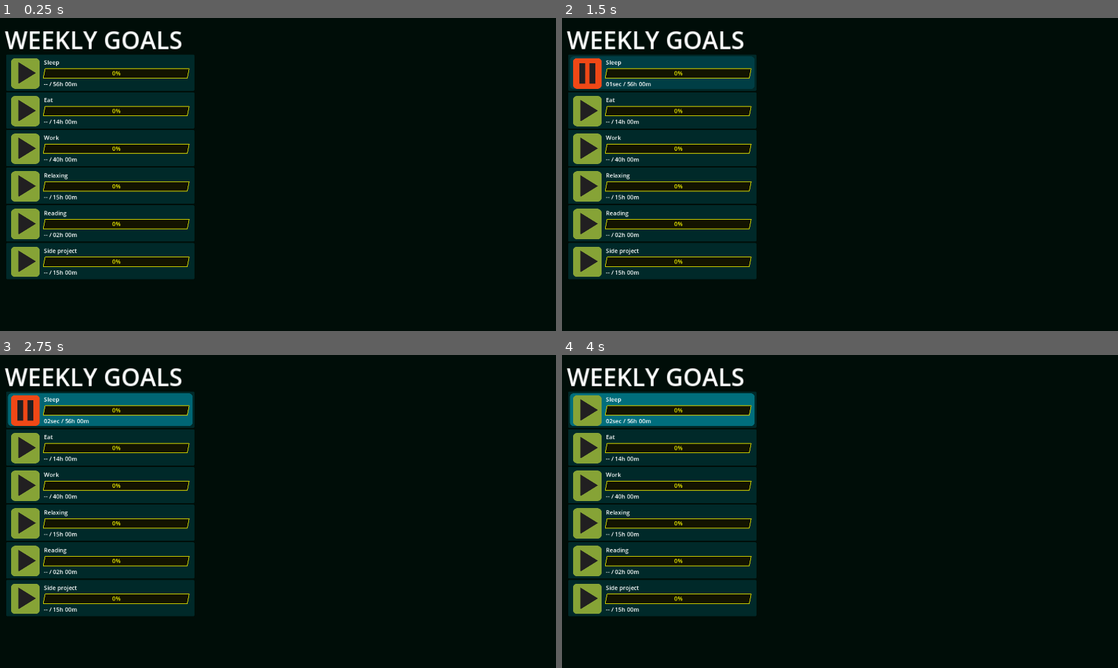
Above: before the commit, frames 1-4 (two rows, left to right).
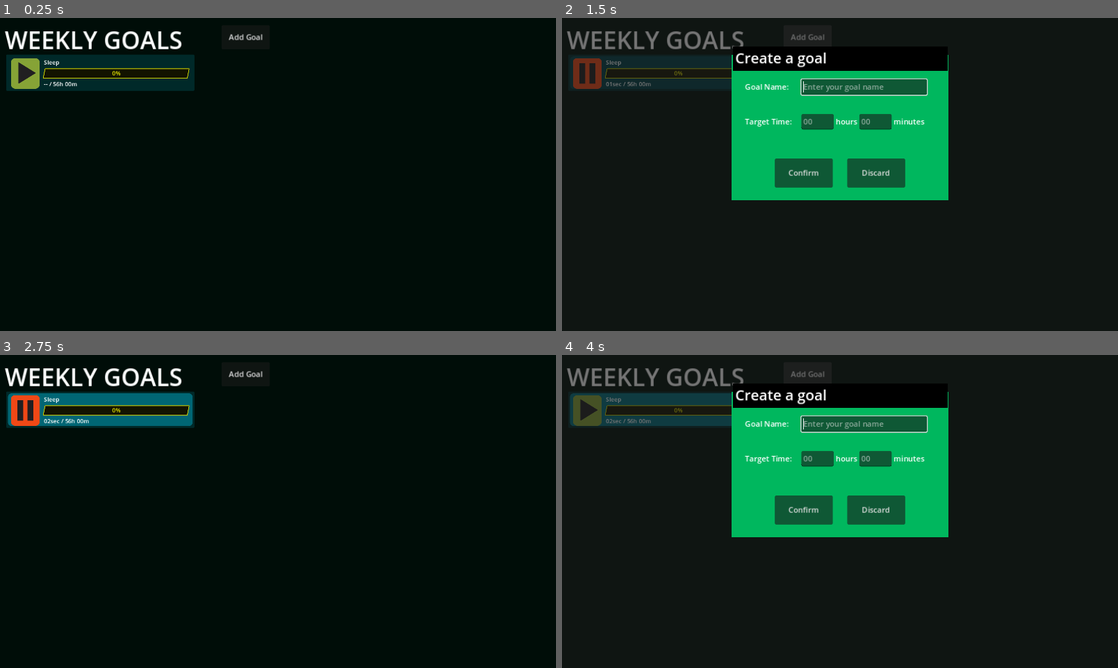
Above: after the commit, the same moments.

Repository: mathew-tran/productive
Game: Godot game, scene res://Main.tscn
Two runs of this game, one before a commit and one after it. Both use one fixed random seed, a clock stepped at 60 frames per second and the inputs below.
Inputs (mouse positions are in pixels of both pictures, inside the frame that each line leads up to):
- Up to frame 1 (0.25 s): no input
- Up to frame 2 (1.5 s): click (589, 74) at 0.52 s; click (806, 36) at 1.25 s, where only the run after the commit has a clickable "Add Goal"
- Up to frame 3 (2.75 s): click (316, 511) at 2 s, where only the run after the commit has a clickable "Discard"
- Up to frame 4 (4 s): click (589, 411) at 2.77 s; click (806, 373) at 3.5 s, where only the run after the commit has a clickable "Add Goal"

The runs differ from the first frame. In frame 1, 16% of the frame differs, in the area x 1-48%, y 5-84%; in frame 2, 24%; in frame 3, 16%; in frame 4, 24%, in the area x 0-70%, y 2-83%.

Commit message:
be able to add goals

Diff:
--- a/Main.tscn
+++ b/Main.tscn
@@ -1,8 +1,10 @@
-[gd_scene load_steps=5 format=3 uid="uid://bdu5oj5mt0ygf"]
+[gd_scene load_steps=7 format=3 uid="uid://bdu5oj5mt0ygf"]
 
 [ext_resource type="PackedScene" uid="uid://bodlyhu4lywei" path="res://Scenes/Goal.tscn" id="1_b47w2"]
 [ext_resource type="Script" path="res://Scripts/GoalContainer.gd" id="1_ru3c7"]
 [ext_resource type="AudioStream" uid="uid://cgbtwfv1xh10" path="res://Audio/switch17.wav" id="2_cdta8"]
+[ext_resource type="Script" path="res://Scripts/InputFields/AddGoalButton.gd" id="4_ak44c"]
+[ext_resource type="PackedScene" uid="uid://bl3b5cw4p7i4d" path="res://Scenes/GoalEditPopup.tscn" id="4_nuibf"]
 
 [sub_resource type="StyleBoxFlat" id="StyleBoxFlat_b2rn8"]
 bg_color = Color(2.03052e-08, 0.052976, 0.0330747, 1)
@@ -42,7 +44,7 @@
 scale = Vector2(0.75, 0.75)
 theme_override_constants/separation = 30
 
-[node name="GoalContainer" type="VBoxContainer" parent="VBoxContainer"]
+[node name="GoalContainer" type="VBoxContainer" parent="VBoxContainer" groups=["GoalContainer"]]
 layout_mode = 2
 size_flags_vertical = 0
 script = ExtResource("1_ru3c7")
@@ -52,31 +54,23 @@
 GoalName = "Sleep"
 GoalInHours = 56
 
-[node name="Goal8" parent="VBoxContainer/GoalContainer" instance=ExtResource("1_b47w2")]
-layout_mode = 2
-GoalName = "Eat"
-GoalInHours = 14
-
-[node name="Goal5" parent="VBoxContainer/GoalContainer" instance=ExtResource("1_b47w2")]
-layout_mode = 2
-GoalName = "Work"
-
-[node name="Goal2" parent="VBoxContainer/GoalContainer" instance=ExtResource("1_b47w2")]
-layout_mode = 2
-GoalName = "Relaxing"
-GoalInHours = 15
-
-[node name="Goal3" parent="VBoxContainer/GoalContainer" instance=ExtResource("1_b47w2")]
-layout_mode = 2
-GoalName = "Reading"
-GoalInHours = 2
-
-[node name="Goal6" parent="VBoxContainer/GoalContainer" instance=ExtResource("1_b47w2")]
-layout_mode = 2
-GoalName = "Side project"
-GoalInHours = 15
-
 [node name="Node" type="Node" parent="."]
 
 [node name="AudioStreamPlayer" type="AudioStreamPlayer" parent="Node" groups=["SFX"]]
 stream = ExtResource("2_cdta8")
+
+[node name="AddGoalButton" type="Button" parent="."]
+custom_minimum_size = Vector2(100, 50)
+layout_mode = 0
+offset_left = 459.0
+offset_top = 15.0
+offset_right = 559.0
+offset_bottom = 65.0
+text = "Add Goal"
+script = ExtResource("4_ak44c")
+
+[node name="GoalEditPopup" parent="." instance=ExtResource("4_nuibf")]
+visible = false
+layout_mode = 1
+
+[connection signal="button_up" from="AddGoalButton" to="AddGoalButton" method="_on_button_up"]
--- a/Scenes/Goal.tscn
+++ b/Scenes/Goal.tscn
@@ -29,6 +29,21 @@
 [sub_resource type="StyleBoxFlat" id="StyleBoxFlat_g4e0k"]
 skew = Vector2(0.2, 0)
 
+[sub_resource type="Animation" id="Animation_d6tts"]
+length = 0.001
+tracks/0/type = "value"
+tracks/0/imported = false
+tracks/0/enabled = true
+tracks/0/path = NodePath("Panel/ActivePanel:modulate")
+tracks/0/interp = 1
+tracks/0/loop_wrap = true
+tracks/0/keys = {
+"times": PackedFloat32Array(0),
+"transitions": PackedFloat32Array(1),
+"update": 0,
+"values": [Color(1, 1, 1, 1)]
+}
+
 [sub_resource type="Animation" id="Animation_r3643"]
 resource_name = "anim"
 loop_mode = 1
@@ -43,21 +58,6 @@
 "transitions": PackedFloat32Array(1, 1, 1),
 "update": 0,
 "values": [Color(1, 1, 1, 1), Color(0.398793, 0.398793, 0.398793, 1), Color(1, 1, 1, 1)]
-}
-
-[sub_resource type="Animation" id="Animation_d6tts"]
-length = 0.001
-tracks/0/type = "value"
-tracks/0/imported = false
-tracks/0/enabled = true
-tracks/0/path = NodePath("Panel/ActivePanel:modulate")
-tracks/0/interp = 1
-tracks/0/loop_wrap = true
-tracks/0/keys = {
-"times": PackedFloat32Array(0),
-"transitions": PackedFloat32Array(1),
-"update": 0,
-"values": [Color(1, 1, 1, 1)]
 }
 
 [sub_resource type="AnimationLibrary" id="AnimationLibrary_vfyvy"]
--- /dev/null
+++ b/Scenes/GoalEditPopup.tscn
@@ -0,0 +1,148 @@
+[gd_scene load_steps=8 format=3 uid="uid://bl3b5cw4p7i4d"]
+
+[ext_resource type="Theme" uid="uid://bn6x1rblbqp5t" path="res://Themes/TextFieldTheme.tres" id="1_avtex"]
+[ext_resource type="Script" path="res://Scripts/GoalEditPopup.gd" id="1_bnght"]
+[ext_resource type="Script" path="res://Scripts/InputFields/GoalEdit.gd" id="3_wjyhb"]
+[ext_resource type="Script" path="res://Scripts/InputFields/HourEdit.gd" id="4_sggm4"]
+[ext_resource type="Script" path="res://Scripts/InputFields/MinuteEdit.gd" id="5_qovd7"]
+
+[sub_resource type="StyleBoxFlat" id="StyleBoxFlat_13adb"]
+bg_color = Color(5.05373e-06, 0.717926, 0.370038, 1)
+
+[sub_resource type="StyleBoxFlat" id="StyleBoxFlat_s8ci6"]
+bg_color = Color(0, 0, 0, 1)
+
+[node name="GoalEditPopup" type="Panel"]
+anchors_preset = 15
+anchor_right = 1.0
+anchor_bottom = 1.0
+grow_horizontal = 2
+grow_vertical = 2
+script = ExtResource("1_bnght")
+
+[node name="Content" type="Panel" parent="."]
+custom_minimum_size = Vector2(450, 300)
+layout_mode = 1
+anchors_preset = 8
+anchor_left = 0.5
+anchor_top = 0.5
+anchor_right = 0.5
+anchor_bottom = 0.5
+offset_left = -225.0
+offset_top = -247.0
+offset_right = 225.0
+offset_bottom = 53.0
+grow_horizontal = 2
+grow_vertical = 2
+theme_override_styles/panel = SubResource("StyleBoxFlat_13adb")
+
+[node name="Title" type="Panel" parent="Content"]
+custom_minimum_size = Vector2(200, 30)
+layout_mode = 2
+offset_left = 3.0
+offset_top = -18.0
+offset_right = 448.0
+offset_bottom = 33.0
+theme_override_styles/panel = SubResource("StyleBoxFlat_s8ci6")
+
+[node name="Label" type="Label" parent="Content/Title"]
+layout_mode = 2
+offset_left = 5.0
+offset_top = -4.0
+offset_right = 440.0
+offset_bottom = 51.0
+theme_override_font_sizes/font_size = 30
+text = "Edit Goal"
+vertical_alignment = 1
+
+[node name="VBoxContainer" type="VBoxContainer" parent="Content"]
+layout_mode = 1
+anchors_preset = 8
+anchor_left = 0.5
+anchor_top = 0.5
+anchor_right = 0.5
+anchor_bottom = 0.5
+offset_left = -197.0
+offset_top = -89.0
+offset_right = 198.0
+offset_bottom = 113.0
+grow_horizontal = 2
+grow_vertical = 2
+theme_override_constants/separation = 10
+
+[node name="GridContainer" type="GridContainer" parent="Content/VBoxContainer"]
+layout_mode = 2
+theme_override_constants/h_separation = 20
+theme_override_constants/v_separation = 40
+columns = 2
+
+[node name="GoalName" type="Label" parent="Content/VBoxContainer/GridContainer"]
+layout_mode = 2
+text = "Goal Name: "
+
+[node name="GoalEdit" type="LineEdit" parent="Content/VBoxContainer/GridContainer"]
+custom_minimum_size = Vector2(260, 30)
+layout_mode = 2
+theme = ExtResource("1_avtex")
+placeholder_text = "Enter your goal name"
+context_menu_enabled = false
+shortcut_keys_enabled = false
+selecting_enabled = false
+script = ExtResource("3_wjyhb")
+
+[node name="TargetName" type="Label" parent="Content/VBoxContainer/GridContainer"]
+layout_mode = 2
+text = "Target Time:"
+
+[node name="TargetContainer" type="HBoxContainer" parent="Content/VBoxContainer/GridContainer"]
+layout_mode = 2
+
+[node name="HourEdit" type="LineEdit" parent="Content/VBoxContainer/GridContainer/TargetContainer"]
+custom_minimum_size = Vector2(40, 30)
+layout_mode = 2
+placeholder_text = "00"
+script = ExtResource("4_sggm4")
+
+[node name="HourName" type="Label" parent="Content/VBoxContainer/GridContainer/TargetContainer"]
+layout_mode = 2
+text = "hours"
+
+[node name="MinuteEdit" type="LineEdit" parent="Content/VBoxContainer/GridContainer/TargetContainer"]
+custom_minimum_size = Vector2(40, 30)
+layout_mode = 2
+placeholder_text = "00"
+script = ExtResource("5_qovd7")
+
+[node name="MinuteName" type="Label" parent="Content/VBoxContainer/GridContainer/TargetContainer"]
+layout_mode = 2
+text = "minutes"
+
+[node name="Control" type="Control" parent="Content/VBoxContainer"]
+custom_minimum_size = Vector2(0, 40)
+layout_mode = 2
+
+[node name="ActionContainer" type="GridContainer" parent="Content/VBoxContainer"]
+layout_mode = 2
+size_flags_horizontal = 4
+theme_override_constants/h_separation = 30
+columns = 3
+
+[node name="Confirm" type="Button" parent="Content/VBoxContainer/ActionContainer"]
+custom_minimum_size = Vector2(120, 60)
+layout_mode = 2
+text = "Confirm"
+
+[node name="Discard" type="Button" parent="Content/VBoxContainer/ActionContainer"]
+custom_minimum_size = Vector2(120, 60)
+layout_mode = 2
+text = "Discard"
+
+[node name="Delete" type="Button" parent="Content/VBoxContainer/ActionContainer"]
+custom_minimum_size = Vector2(120, 60)
+layout_mode = 2
+text = "Delete
+"
+
+[connection signal="button_up" from="Content/VBoxContainer/ActionContainer/Confirm" to="." method="_on_confirm_button_up"]
+[connection signal="button_up" from="Content/VBoxContainer/ActionContainer/Discard" to="." method="_on_discard_button_up"]
+[connection signal="visibility_changed" from="Content/VBoxContainer/ActionContainer/Discard" to="." method="_on_discard_visibility_changed"]
--- /dev/null
+++ b/Scripts/Autoload/Game.gd
@@ -0,0 +1,20 @@
+extends Node
+
+
+signal GoalCreate
+
+signal InMenu
+signal OutOfMenu
+
+var bIsInMenu = false
+
+func _ready():
+	InMenu.connect(OnInMenu)
+	OutOfMenu.connect(OnOutOfMenu)
+
+
+func OnInMenu():
+	bIsInMenu = true
+
+func OnOutOfMenu():
+	bIsInMenu = false
--- a/Scripts/Autoload/Helper.gd
+++ b/Scripts/Autoload/Helper.gd
@@ -17,3 +17,9 @@
 	if result:
 		return result[0]
 	return null
+
+func GetGoals():
+	var result = get_tree().get_nodes_in_group("GoalContainer")
+	if result:
+		return result[0]
+	return null
--- a/Scripts/GoalContainer.gd
+++ b/Scripts/GoalContainer.gd
@@ -3,7 +3,11 @@
 
 var LastActivatedGoal = null
 # Called when the node enters the scene tree for the first time.
+
 var bIsPaused = false
+
+@onready var GoalClass = load("res://Scenes/Goal.tscn")
+
 func _ready():
 	for goal in get_children():
 		if goal is Goal:
@@ -28,6 +32,9 @@
 			goalchild.Stop()
 
 func _input(event):
+	if Game.bIsInMenu:
+		return
+
 	if event.is_action_pressed("pause"):
 		bIsPaused = !bIsPaused
 		if bIsPaused:
@@ -55,3 +62,10 @@
 func UpdatePanels(index):
 	for x in range(0, len(get_children())):
 		get_child(x).ShowActivePanel(x == index)
+
+func AddGoal(goalName, hours, minutes):
+	var instance = GoalClass.instantiate()
+	instance.GoalName = goalName
+	instance.GoalInHours = hours
+	instance.GoalInMinutes = minutes
+	add_child(instance)
--- /dev/null
+++ b/Scripts/GoalEditPopup.gd
@@ -0,0 +1,72 @@
+extends Panel
+
+@onready var GoalTitle = $Content/Title/Label
+@onready var GoalEdit = $Content/VBoxContainer/GridContainer/GoalEdit
+@onready var HourEdit = $Content/VBoxContainer/GridContainer/TargetContainer/HourEdit
+@onready var MinuteEdit = $Content/VBoxContainer/GridContainer/TargetContainer/MinuteEdit
+
+@onready var DeleteButton = $Content/VBoxContainer/ActionContainer/Delete
+
+
+
+enum MODE {
+	CREATE,
+	EDIT
+}
+
+var CurrentMode = MODE.CREATE
+var Inputs = []
+func _ready():
+	visible = false
+	Inputs = [GoalEdit, HourEdit, MinuteEdit]
+	Game.GoalCreate.connect(OnGoalCreate)
+
+func OnGoalCreate():
+	ShowCreate()
+
+
+func ShowCreate():
+	visible = true
+	for input in Inputs:
+		input.Reset()
+	GoalTitle.text = "Create a goal"
+	CurrentMode = MODE.CREATE
+	DeleteButton.visible = false
+	pass
+
+func ShowGoal(goal : Goal):
+	visible = true
+	GoalTitle.text = "Edit Goal: " + goal.GoalName
+
+
+func AddGoal():
+	Helper.GetGoals().AddGoal(GoalEdit.Get(), HourEdit.Get(), MinuteEdit.Get())
+
+func UpdateGoal():
+	pass
+
+func _on_discard_button_up():
+	visible = false
+
+func IsDataValid():
+	var timeInputs = HourEdit.IsValid() or MinuteEdit.IsValid()
+	return timeInputs == true and GoalEdit.IsValid()
+
+func _on_confirm_button_up():
+	if IsDataValid():
+		if CurrentMode == MODE.CREATE:
+			AddGoal()
+		elif CurrentMode == MODE.EDIT:
+			UpdateGoal()
+		visible = false
+
+	else:
+		print("unable to complete edit goal")
+
+
+func _on_discard_visibility_changed():
+	if is_visible_in_tree():
+		GoalEdit.grab_focus()
+		Game.InMenu.emit()
+	else:
+		Game.OutOfMenu.emit()
--- /dev/null
+++ b/Scripts/InputFields/AddGoalButton.gd
@@ -0,0 +1,6 @@
+extends Button
+
+
+
+func _on_button_up():
+	Game.GoalCreate.emit()
--- /dev/null
+++ b/Scripts/InputFields/GoalEdit.gd
@@ -0,0 +1,15 @@
+extends LineEdit
+
+func _ready():
+	max_length = 25
+
+func IsValid():
+	return text.length() > 0
+
+func Get():
+	if IsValid():
+		return text
+	return "INVALID"
+
+func Reset():
+	text = ""
--- /dev/null
+++ b/Scripts/InputFields/HourEdit.gd
@@ -0,0 +1,25 @@
+extends LineEdit
+
+func _ready():
+	text_changed.connect(OnTextChanged)
+	max_length = 2
+
+func IsValid():
+	return int(text) > 0
+
+func OnTextChanged(newText: String):
+	var validText = ""
+	for char in newText:
+		if char.is_valid_int():
+			validText += char
+
+	if validText != newText:
+		text = validText
+
+func Get():
+	if IsValid():
+		return int(text)
+	return 0
+
+func Reset():
+	text = ""
--- /dev/null
+++ b/Scripts/InputFields/MinuteEdit.gd
@@ -0,0 +1,30 @@
+extends LineEdit
+
+func _ready():
+	text_changed.connect(OnTextChanged)
+	max_length = 2
+
+func IsValid():
+	return int(text) > 0
+
+func OnTextChanged(newText: String):
+
+	var validText = ""
+	for char in newText:
+		if char.is_valid_int():
+			validText += char
+	var number = int(validText)
+	if number >= 60:
+		number = 59
+		validText = str(number)
+
+	if validText != newText:
+		text = validText
+
+func Get():
+	if IsValid():
+		return int(text)
+	return 0
+
+func Reset():
+	text = ""
--- /dev/null
+++ b/Themes/TextFieldTheme.tres
@@ -0,0 +1,3 @@
+[gd_resource type="Theme" format=3 uid="uid://bn6x1rblbqp5t"]
+
+[resource]
--- a/project.godot
+++ b/project.godot
@@ -18,6 +18,7 @@
 [autoload]
 
 Helper="*res://Scripts/Autoload/Helper.gd"
+Game="*res://Scripts/Autoload/Game.gd"
 
 [display]
 
